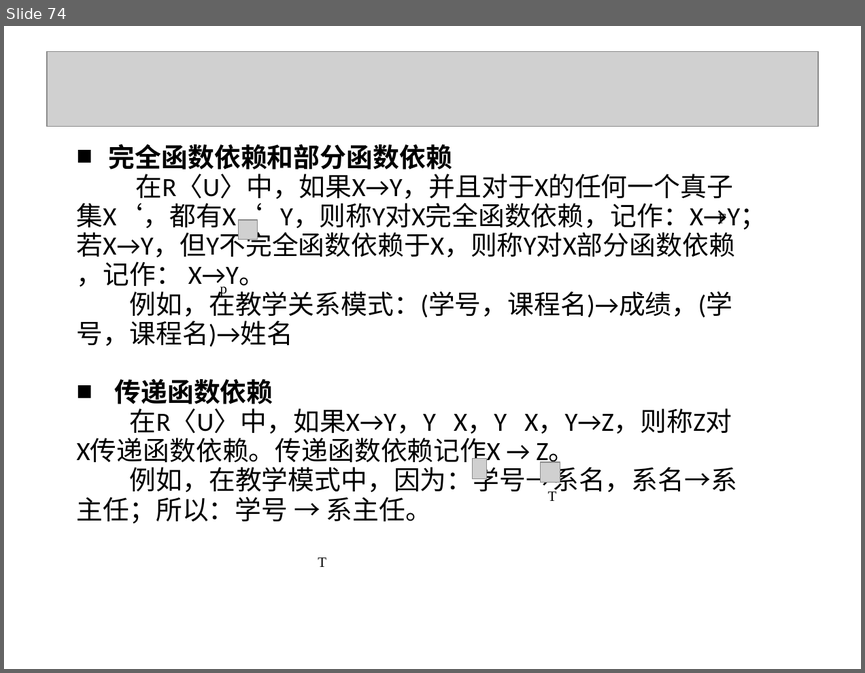
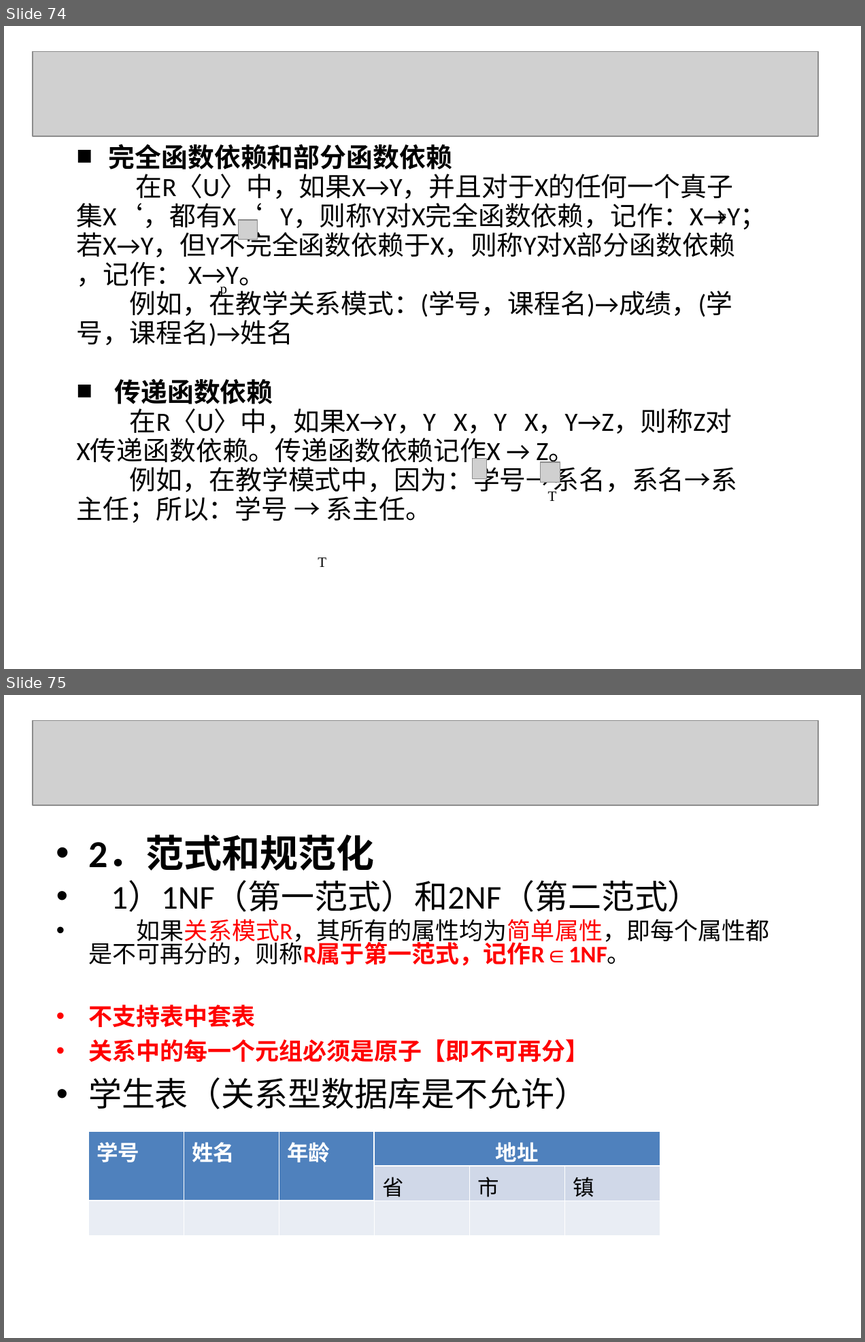
Before and after one commit to yuqingmao2019/MyWorkSpace, a slide deck: 数据库ppt/第1章.ppt. Shown one above the other, each under a label of ours: slide 74 before the commit, slides 74 and 75 after it. The pictures are 865x673 and 865x1342 pixels, drawn with LibreOffice and Linux fonts; fonts in the diff are those of the drawing; grey boxes stand for pictures; background and template pictures are left out. Boxes give left, top, right and bottom in pixels: in the first picture for what was removed or moved away, otherwise in the second. Text is boxed around its words. In the diff, an @@ line names an element or a change of style, - is before the commit and + after.

Commit message:
数据库第一章学习

```diff
--- a/数据库ppt/第1章.ppt
+++ b/数据库ppt/第1章.ppt
@@ slide 75 added at <box>4,695,861,1338</box>, background picture (left out) @@
@@ picture added at <box>33,721,818,806</box> @@
@@ text added at <box>88,835,770,1109</box>, 20 pt, text #000000 @@
+• 2．范式和规范化
+• 1）1NF（第一范式）和2NF（第二范式）
+• 如果关系模式R，其所有的属性均为简单属性，即每个属性都是不可再分的，则称R属于第一范式，记作R∈1NF。
+• 不支持表中套表
+• 关系中的每一个元组必须是原子【即不可再分】
+• 学生表（关系型数据库是不允许）
@@ table added at <box>88,1131,659,1236</box>, 3 rows, 6 columns @@
+学号 | 姓名 | 年龄 | 地址 |  | 
+ |  |  | 省 | 市 | 镇
+ |  |  |  |  | 
@@ slide 74 changed as well @@
@@ picture: place and size @@
-picture at <box>47,52,818,126</box>
+picture at <box>33,52,818,137</box>
```
Also in this commit, not shown: 118 other slides changed, 2 other slides added, 1 slide removed, 2 other files.
